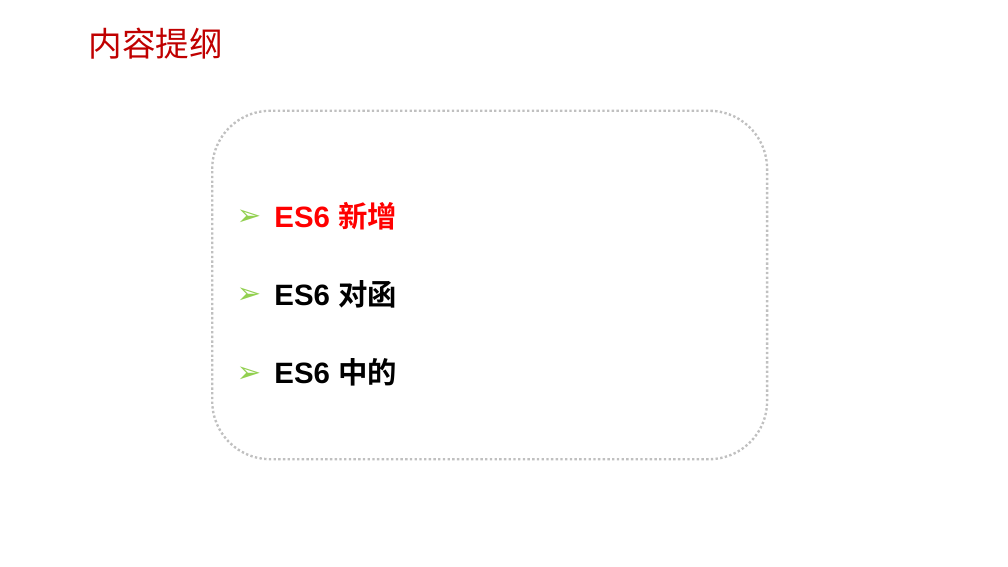
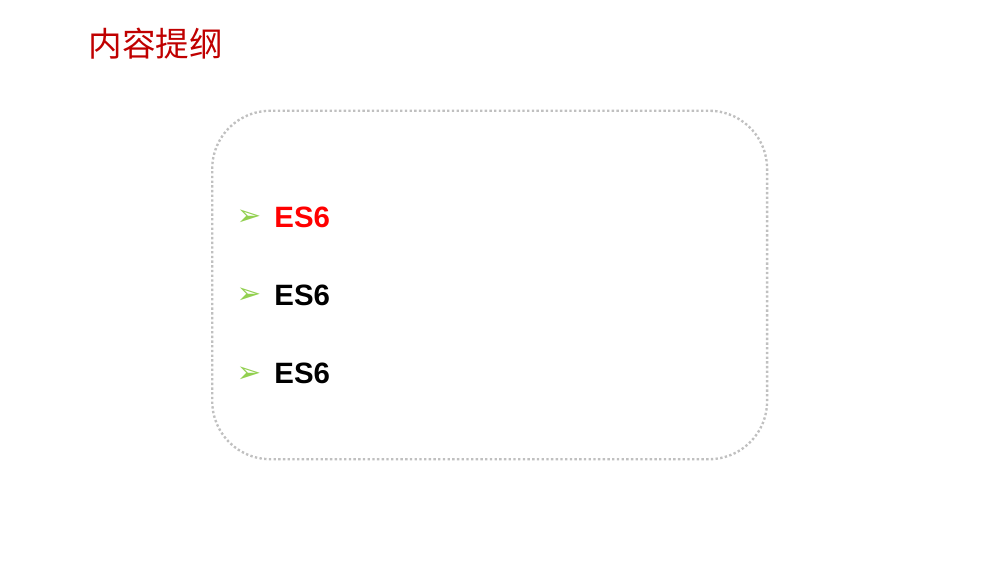
Before and after one commit to edu2act/course-javascript-advanced, a slide deck: slide 2 of 课程PPT/34.ES6迭代器与生成器.pptx. Drawn at 1008x567 pixels with LibreOffice and Linux fonts; fonts in the diff are those of the drawing; background and template pictures are left out. Boxes give left, top, right and bottom in pixels: in the first picture for what was removed or moved away, otherwise in the second. Text is boxed around its words. In the diff, an @@ line names an element or a change of style, - is before the commit and + after.

```diff
--- a/课程PPT/34.ES6迭代器与生成器.pptx
+++ b/课程PPT/34.ES6迭代器与生成器.pptx
@@ text in rounded rectangle at (274, 206, 329, 384): text changed @@
-➢ ES6 新增
-➢ ES6 对函
-➢ ES6 中的
+➢ ES6
+➢ ES6
+➢ ES6
```
Also in this commit, not shown: 9 other files.
